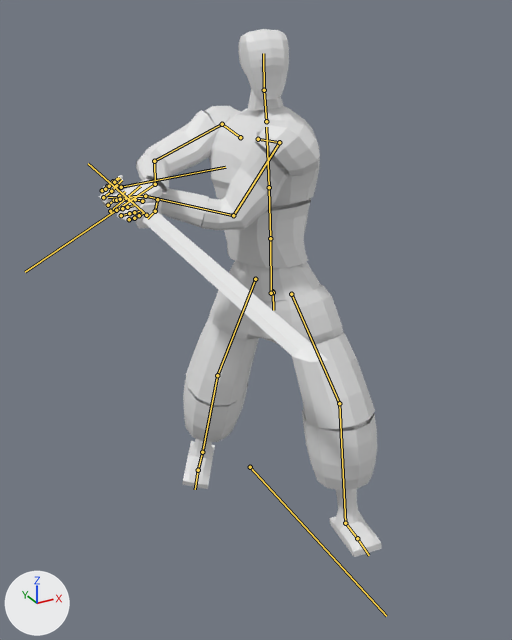
The FBX model Assets/Models/Yamishin/Yamishin.fbx as it was, and as the next commit left it.
Camera for both pictures: a camera (50 mm lens) standing at (-1.26, -3.01, 1.89) and looking at (-0.25, -1.18, 0.97). Every picture has the same lights, and +X, +Y and +Z are marked at lower left. Both versions are drawn at frame 26 of the action 'Armature|Yamishin|Attack3'; the numbers are the values there. The bones that bend it are drawn over the model as lines.

The first picture shows 'Proxy'.
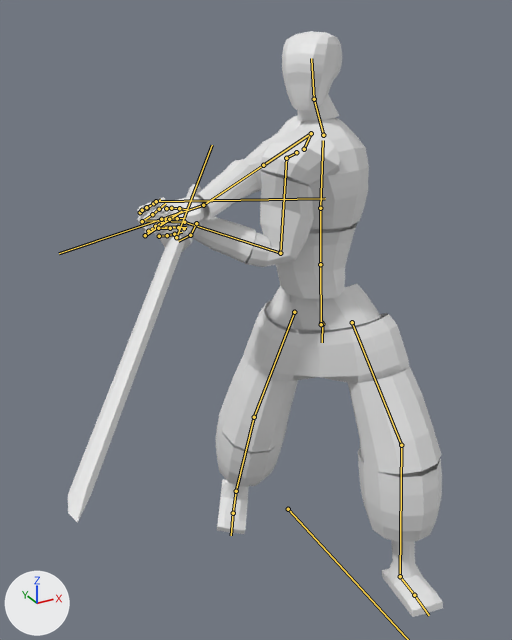
What differs and where, as boxes (x1, y1, x2, y2) in the pictures (512 x 640 px):
'Proxy', posed (32% wider, 11% taller): before (99, 29, 382, 557); after (68, 31, 443, 617)
bone 'Hips', root to tip: before (273, 292) to (273, 310); after (322, 324) to (322, 342)
bone 'Spine', root to tip: before (271, 293) to (270, 238); after (321, 324) to (320, 264)
bone 'Arm.L', root to tip: before (279, 142) to (233, 215); after (286, 158) to (280, 253)
bone 'Forearm.L', root to tip: before (233, 215) to (145, 196); after (280, 253) to (184, 222)
bone 'Arm.R', root to tip: before (222, 124) to (154, 161); after (311, 133) to (263, 165)
bone 'Forearm.R', root to tip: before (154, 161) to (155, 184); after (263, 165) to (203, 205)
bone 'Leg.L', root to tip: before (291, 294) to (339, 403); after (352, 322) to (401, 445)
bone 'Leg.R', root to tip: before (255, 279) to (217, 375); after (294, 312) to (254, 417)

What the commit changed:
Bone 'Root' (bone_root) moves from (0.001, 0.8, 0.001) to (0.001, 1.133, 0.001).
Bone 'Hips' (bone_hips) turns from (-7, 78, -8) to (-1, 54, -2) degrees about its own x, y and z.
Bone 'Spine' (bone_spine) turns from (0, 22, -1) to (-1, -46, 3) degrees about its own x, y and z.
Bone 'Arm.L' (bone_arm_l) turns from (-54, 6, -74) to (-58, 5, -17) degrees about its own x, y and z.
Bone 'Forearm.L' (bone_forearm_l) turns from (44, 13, -32) to (68, 32, -46) degrees about its own x, y and z.
Bone 'Arm.R' (bone_arm_r) turns from (-59, -51, 103) to (-41, -18, 155) degrees about its own x, y and z.
Bone 'Forearm.R' (bone_forearm_r) turns from (47, -15, 34) to (-8, 0, -6) degrees about its own x, y and z.
Bone 'Leg.L' (bone_leg_l) turns from (18, -62, -43) to (-10, -42, -20) degrees about its own x, y and z.
Bone 'Leg.R' (bone_leg_r) turns from (-21, -46, 23) to (-6, -26, 14) degrees about its own x, y and z.
